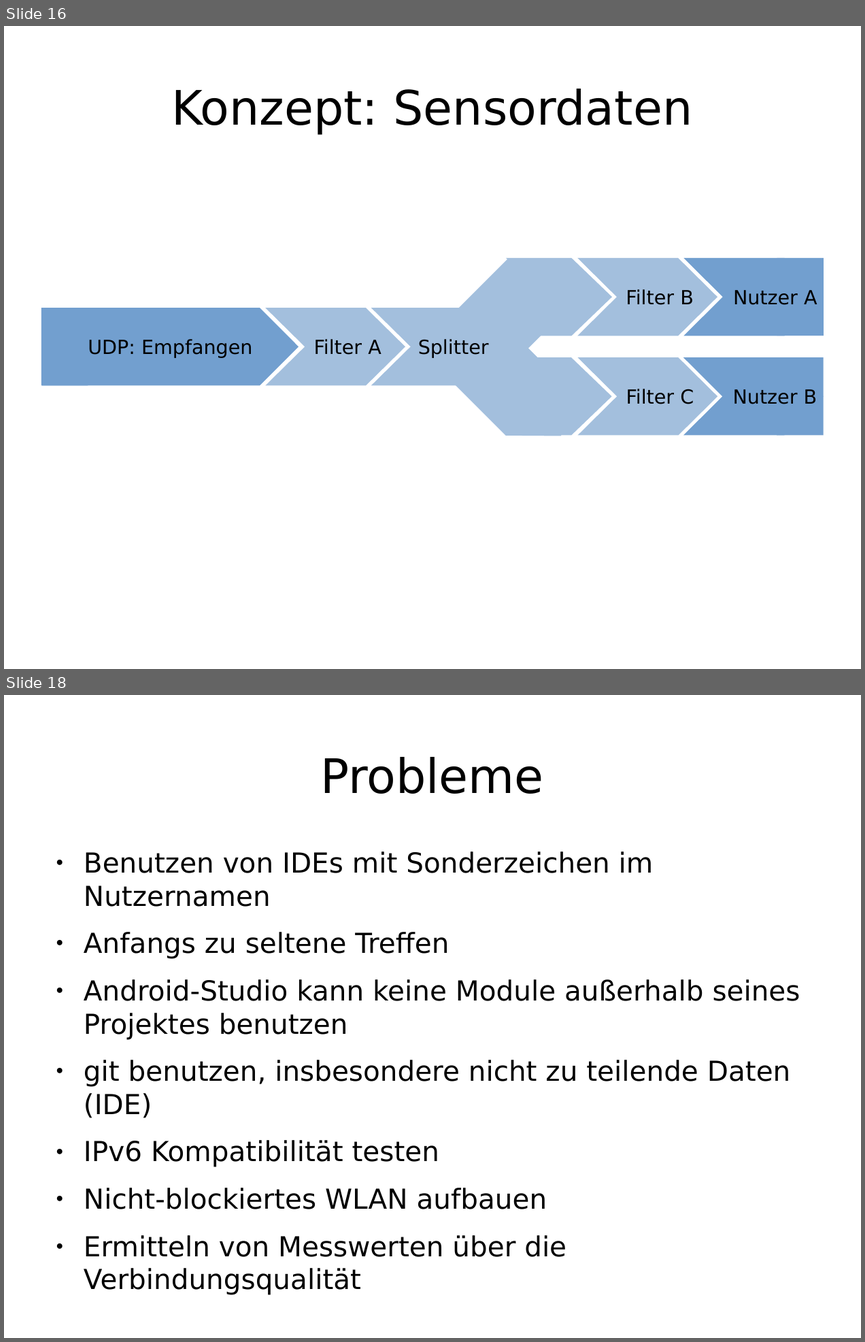
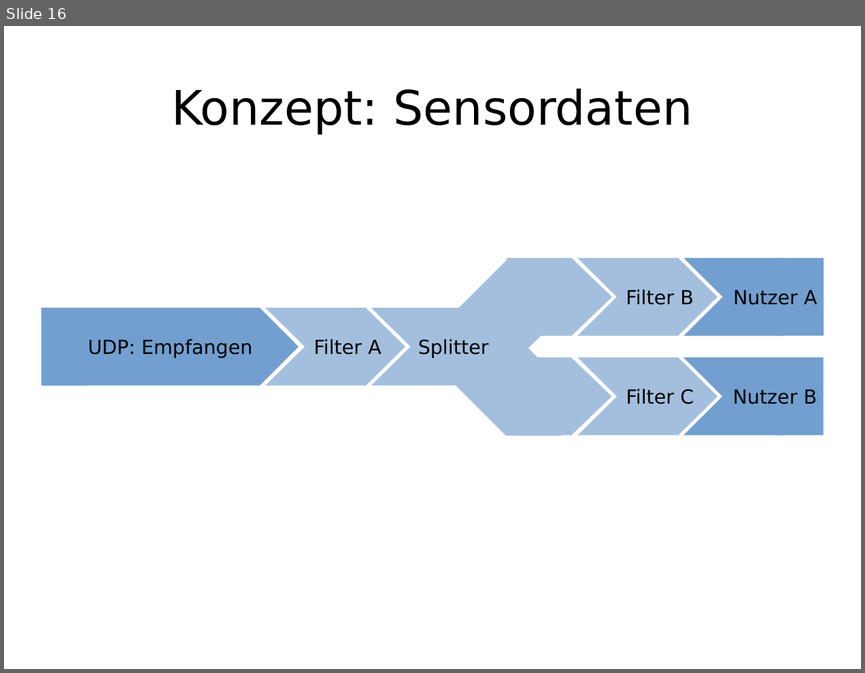
Before and after one commit to enra64/psychic-giggle, a slide deck: zwischenstand anfang dezember.odp. Shown one above the other, each under a label of ours: slides 16 and 18 before the commit, slide 16 after it; the slides between them are not shown. The pictures are 865x1342 and 865x673 pixels, drawn with LibreOffice and Linux fonts; fonts in the diff are those of the drawing. Boxes give left, top, right and bottom in pixels: in the first picture for what was removed or moved away, otherwise in the second. Text is boxed around its words. In the diff, an @@ line names an element or a change of style, - is before the commit and + after.

```diff
--- a/zwischenstand anfang dezember.odp
+++ b/zwischenstand anfang dezember.odp
@@ slide 18 removed at [4, 695, 861, 1338], background #FFFFFF @@
@@ title removed at [320, 757, 543, 794] @@
-Probleme
@@ text removed at [84, 851, 800, 1295] @@
-● Benutzen von IDEs mit Sonderzeichen im Nutzernamen
-● Anfangs zu seltene Treffen
-● Android-Studio kann keine Module außerhalb seines Projektes benutzen
-● git benutzen, insbesondere nicht zu teilende Daten (IDE)
-● IPv6 Kompatibilität testen
-● Nicht-blockiertes WLAN aufbauen
-● Ermitteln von Messwerten über die Verbindungsqualität
```
Also in this commit, not shown: 4 slides changed, 3 slides added, 4 other slides removed, 2 other files.
